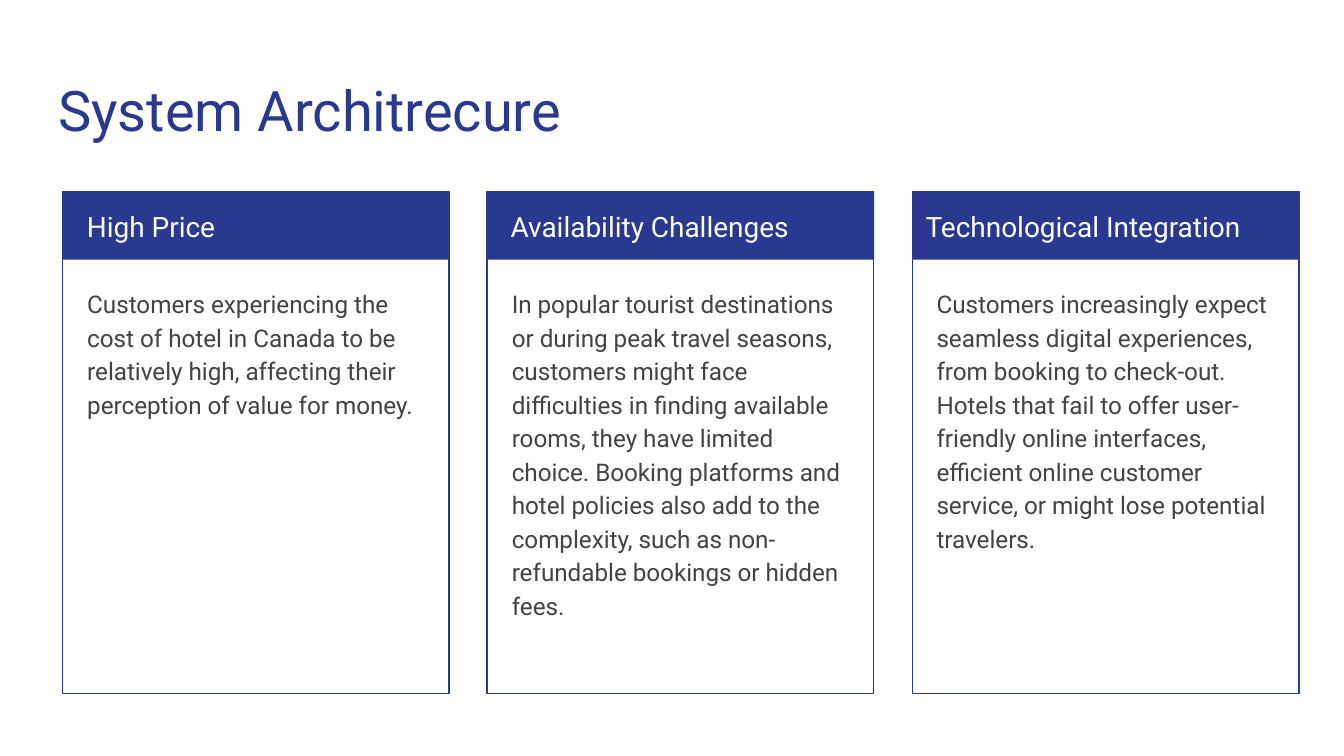
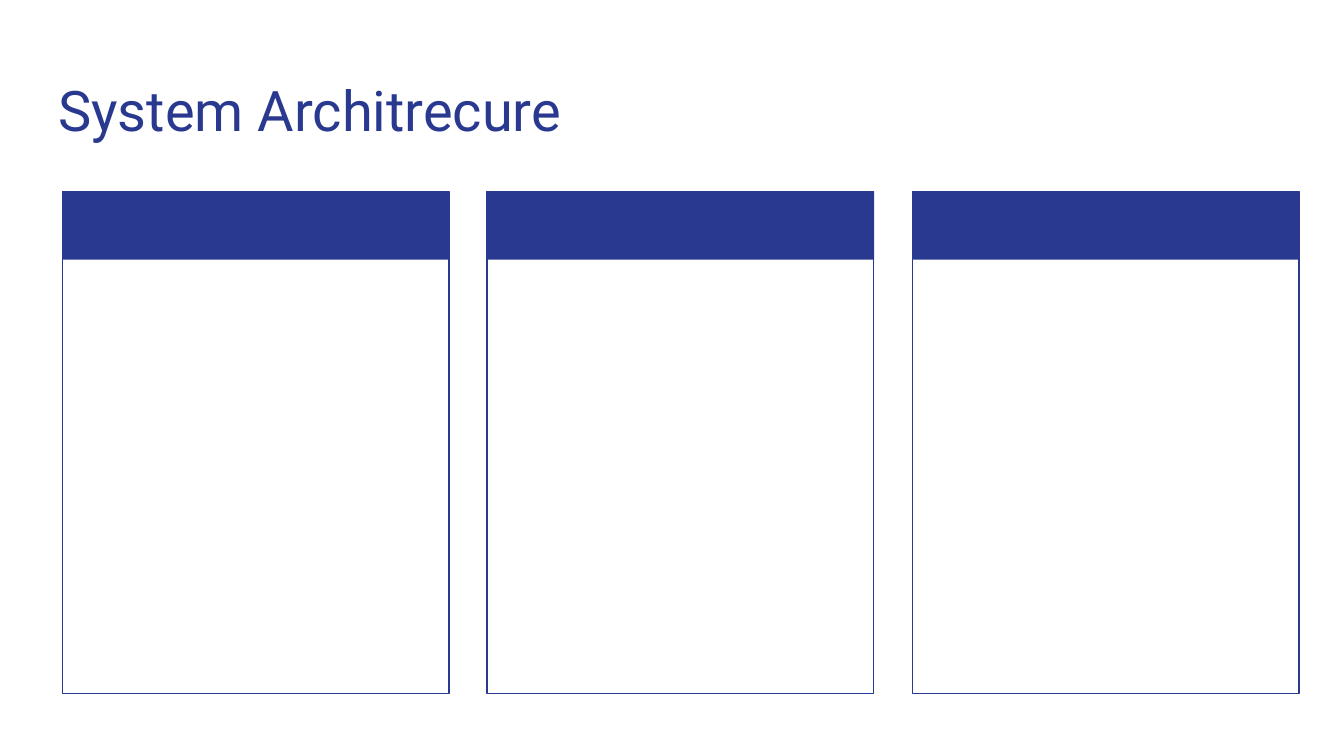
Before and after one commit to yfeng445/NEU, a slide deck: slide 4 of 1/INFO 5100/Asmts/Group Assignment 1/Deliverables/Presentation.pptx. Drawn at 1344x756 pixels with LibreOffice and Linux fonts; fonts in the diff are those of the drawing. Boxes give left, top, right and bottom in pixels: in the first picture for what was removed or moved away, otherwise in the second. Text is boxed around its words. In the diff, an @@ line names an element or a change of style, - is before the commit and + after.

```diff
--- a/1/INFO 5100/Asmts/Group Assignment 1/Deliverables/Presentation.pptx
+++ b/1/INFO 5100/Asmts/Group Assignment 1/Deliverables/Presentation.pptx
@@ text removed at (87,216,215,243) @@
-High Price
@@ text removed at (511,216,789,243) @@
-Availability Challenges
@@ text removed at (926,216,1240,243) @@
-Technological Integration
@@ text removed at (87,294,413,419) @@
-Customers experiencing the cost of hotel in Canada to be relatively high, affecting their perception of value for money.
@@ text removed at (512,294,840,615) @@
-In popular tourist destinations or during peak travel seasons, customers might face difficulties in finding available rooms, they have limited choice. Booking platforms and hotel policies also add to the complexity, such as non-refundable bookings or hidden fees.
@@ text removed at (937,294,1267,549) @@
-Customers increasingly expect seamless digital experiences, from booking to check-out. Hotels that fail to offer user-friendly online interfaces, efficient online customer service, or might lose potential travelers.
```
Also in this commit, not shown: 3 other slides changed, 1 slide added, 8 other files.
